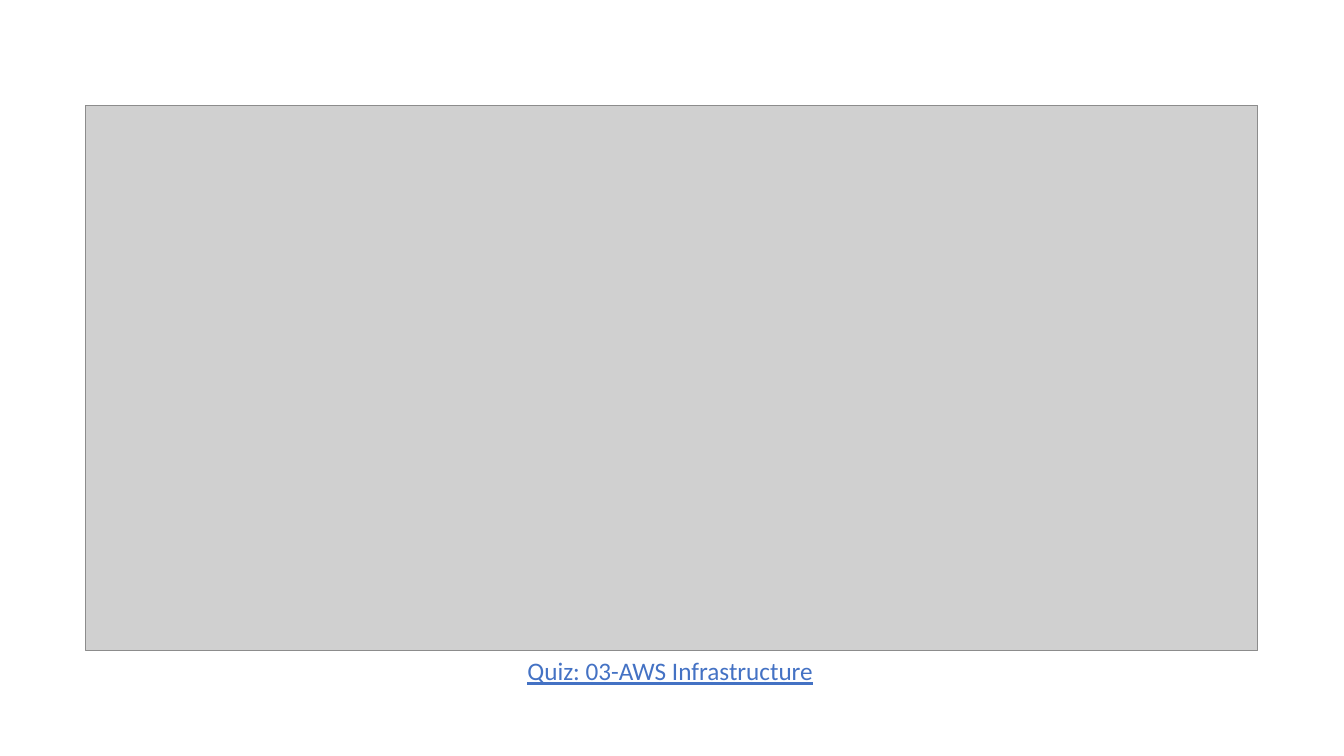
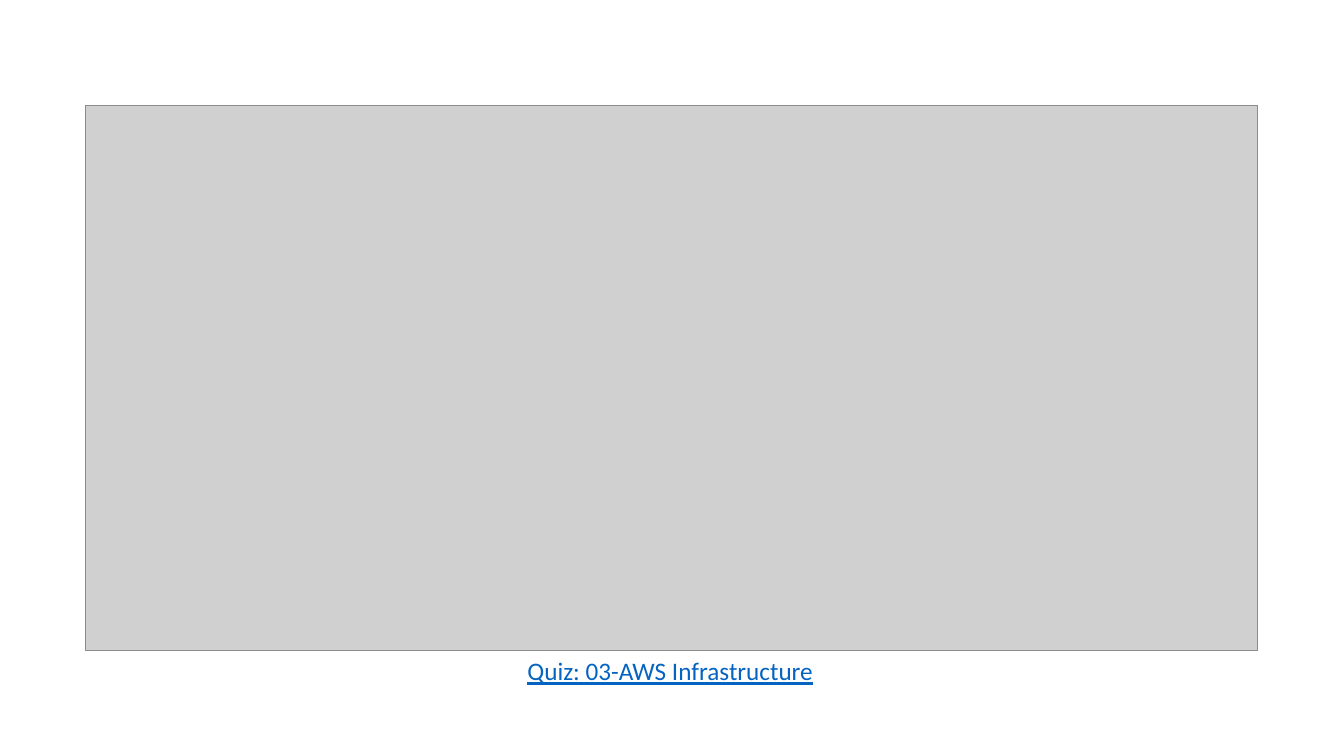
Before and after one commit to Jucer74/ArchitectureMaster, a slide deck: slide 15 of Classes/03-AWSInfrastructure/ArchitectureMaster-03-AWSInfrastructure.pptx (slide 5 before the commit). Drawn at 1344x756 pixels with LibreOffice and Linux fonts; fonts in the diff are those of the drawing; grey boxes stand for pictures; background and template pictures are left out. Boxes give left, top, right and bottom in pixels: in the first picture for what was removed or moved away, otherwise in the second. Text is boxed around its words. In the diff, an @@ line names an element or a change of style, - is before the commit and + after.

```diff
--- a/Classes/03-AWSInfrastructure/ArchitectureMaster-03-AWSInfrastructure.pptx
+++ b/Classes/03-AWSInfrastructure/ArchitectureMaster-03-AWSInfrastructure.pptx
@@ text "Quiz: 03-AWS Infrastructure" at (527,662,813,685): text colour #4472C4 to #0563C1 @@
```
Also in this commit, not shown: 3 other slides changed, 9 slides added.
